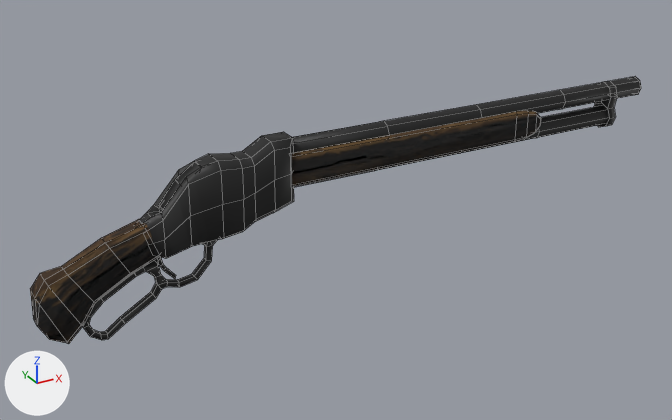
The Blender file Assets/Objects/Player/Weapon/Shotgun/shotgun.blend as it was, and as the next commit left it.
Both versions are drawn from a camera (50 mm lens) standing at (-0.382, -0.624, 0.314) and looking at (-0.032, 0.012, -0.004). Arrows for +X, +Y and +Z are at lower left; the lights stay in place. Mesh edges are drawn as thin lines.
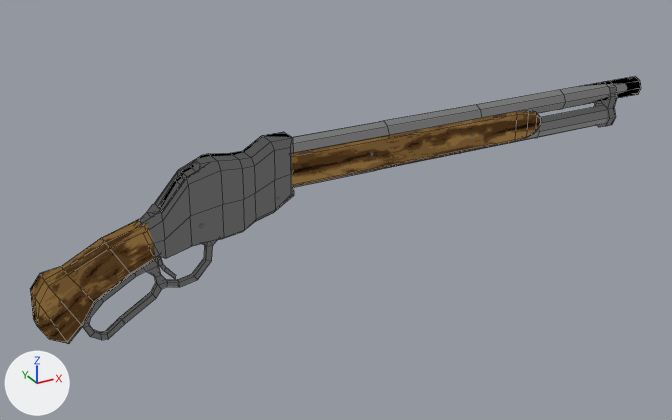
Changed parts and their boxes (x1, y1, x2, y2) in the pictures (672 x 420 px):
'Cylinder', surface changed, recoloured, reshaped
    both: (30, 76, 641, 344)
part 1 of me_cylinder, built on
    both: (142, 154, 294, 229)
part 2 of me_cylinder, surface changed
    both: (30, 76, 641, 344)

Diff of the bpy script that builds the scene:
```diff
--- a/Assets/Objects/Player/Weapon/Shotgun/shotgun.blend.py
+++ b/Assets/Objects/Player/Weapon/Shotgun/shotgun.blend.py
@@ img_shotgun_shell_png @@
+img_shotgun_shell_png = load_image('shotgun_shell.png', 'textures/shotgun_shell.png', 64, 64, 'sRGB')
@@ mat_wood @@
 mat_wood = bpy.data.materials.new('wood')
-# nodes: BsdfPrincipled, OutputMaterial, TexImage x2
+# nodes: Fresnel, Mix x2, OutputMaterial, TexImage, ValToRGB x2
+# colours: white #ffffff, black #000000
 # uses the picture img_shotgun_wood_albedo_png
-# uses the picture img_shotgun_wood_normal_png
@@ mat_metal @@
 mat_metal = bpy.data.materials.new('metal')
-# nodes: BsdfPrincipled, Mix, OutputMaterial, TexImage
-# colours: grey #777777
+# nodes: Fresnel, Mix x2, OutputMaterial, TexImage, ValToRGB x2
+# colours: white #ffffff, black #000000
 # uses the picture img_shotgun_metal_albedo_png
@@ mat_shell @@
+mat_shell = bpy.data.materials.new('shell')
+# colours: grey #777777
+# uses the picture img_shotgun_shell_png
@@ me_cylinder @@
 # used by ob_cylinder; location = (-0.0822, 0.0, 0.0184); rotation_euler = (0.0, 1.571, 0.0), in degrees (0, 90, 0); scale = (0.00949, 0.00949, 0.00949)
-me_cylinder.from_pydata(...)  # 474 vertices, 447 faces; spans x -6.0..8.6, y -1.6..1.6, z -21.8..39.1
+me_cylinder.from_pydata(...)  # 512 vertices, 477 faces; spans x -6.0..8.6, y -1.6..1.6, z -21.8..39.1
+# me_cylinder part 1
+# 6 vertices are removed from x -4.9..-1.8, y -0.9..0.9, z -11.4..-7.9
+# 18 faces are deleted
+# 4 vertices in x -0.7..-0.3, y -1.5..1.5, z -0.4..0.1 move by (-0.6, 0.0, 0.0)
+# 22 vertices are added at x -5.2..-1.7, y -1.0..1.0, z -11.6..-7.2
+# 6 new vertices lie (0.0, 1.6, 0.0) away from vertices in x -4.5..-2.8, y -0.8, z -9.2..-7.5
+# 38 new faces join them, mat_metal, smooth
+# me_cylinder part 2: 402 kept faces spanning x -6.0..8.6, y -1.6..1.6, z -21.8..39.1 get new texture (UV) coordinates
 me_cylinder.materials.append(mat_wood)
 me_cylinder.materials.append(mat_metal)
+me_cylinder.materials.append(mat_shell)
```
